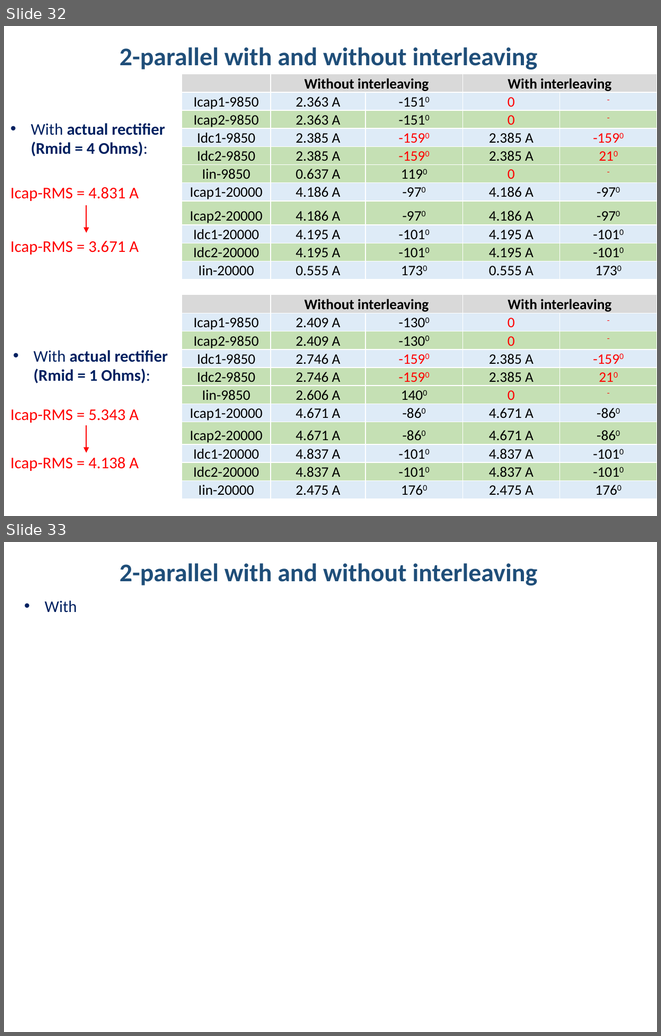
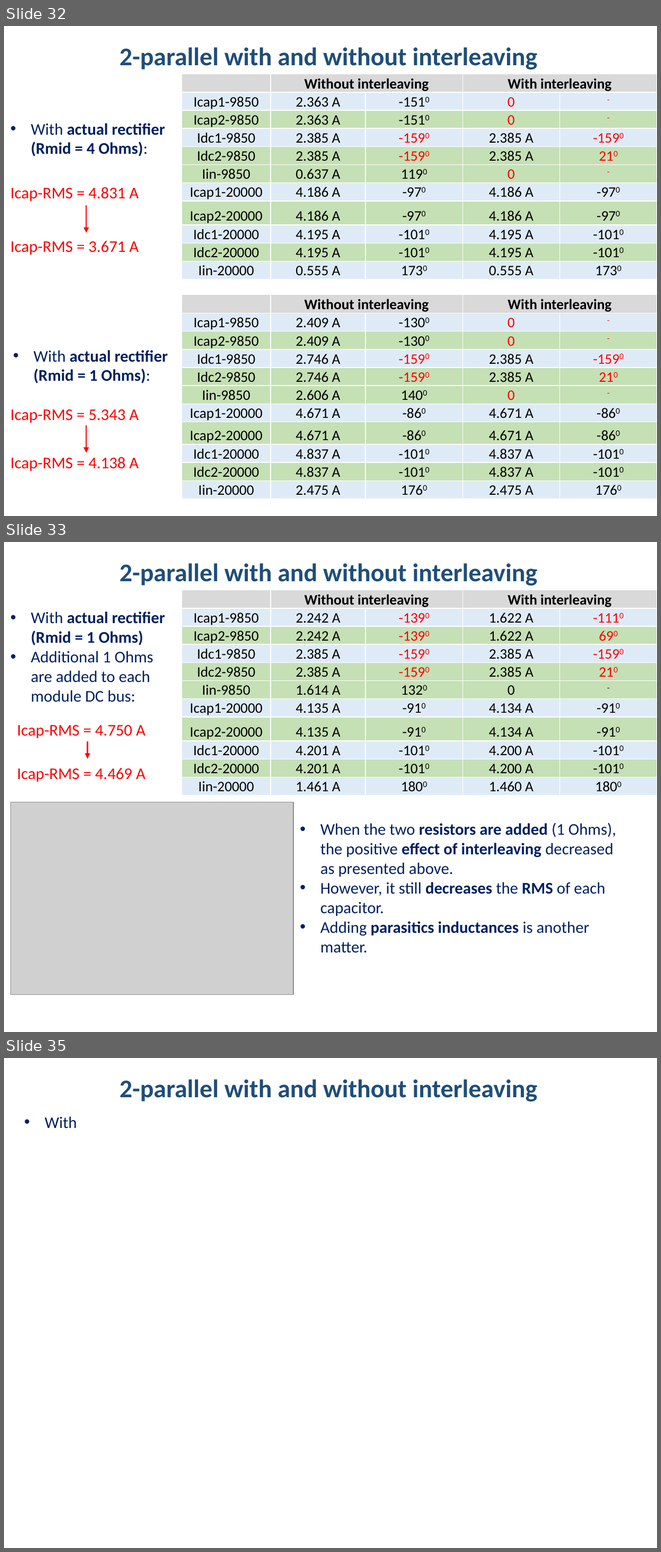
Before and after one commit to hakanpolat/IMMD, a slide deck: Simulation/dcbusmodelwrapup/immd_dcbusmodelwrapup.pptx. Shown one above the other, each under a label of ours: slides 32 and 33 before the commit, slides 32, 33 and 35 after it; the slides between them are not shown. The pictures are 661x1036 and 661x1552 pixels, drawn with LibreOffice and Linux fonts; fonts in the diff are those of the drawing; grey boxes stand for pictures. Boxes give left, top, right and bottom in pixels: in the first picture for what was removed or moved away, otherwise in the second. Text is boxed around its words. In the diff, an @@ line names an element or a change of style, - is before the commit and + after.

Commit message:
2-Paralel interleaving'e modüller arası parasitik ekleyerek interleaving'e baklıldı. Interleaving etkisinin azaldığı gözlemlendi.

```diff
--- a/Simulation/dcbusmodelwrapup/immd_dcbusmodelwrapup.pptx
+++ b/Simulation/dcbusmodelwrapup/immd_dcbusmodelwrapup.pptx
@@ slide 33 added at box(4, 542, 657, 1032), background #FFFFFF @@
@@ text added at box(120, 563, 538, 585), 28 pt, text #1F4E79, bold @@
+2-parallel with and without interleaving
@@ table added at box(182, 590, 657, 795), 11 rows, 5 columns @@
+ | Without interleaving |  | With interleaving | 
+Icap1-9850 | 2.242 A | -1390 | 1.622 A | -1110
+Icap2-9850 | 2.242 A | -1390 | 1.622 A | 690
+Idc1-9850 | 2.385 A | -1590 | 2.385 A | -1590
+Idc2-9850 | 2.385 A | -1590 | 2.385 A | 210
+Iin-9850 | 1.614 A | 1320 | 0 | -
+Icap1-20000 | 4.135 A | -910 | 4.134 A | -910
+Icap2-20000 | 4.135 A | -910 | 4.134 A | -910
+Idc1-20000 | 4.201 A | -1010 | 4.200 A | -1010
+Idc2-20000 | 4.201 A | -1010 | 4.200 A | -1010
+Iin-20000 | 1.461 A | 1800 | 1.460 A | 1800
@@ text added at box(31, 611, 165, 702), 18 pt, text #002060 @@
+• With actual rectifier (Rmid = 1 Ohms)
+• Additional 1 Ohms are added to each module DC bus:
@@ text added at box(17, 725, 146, 738), 18 pt, text #FF0000 @@
+Icap-RMS = 4.750 A
@@ arrow added from (88, 741) to (88, 759), #FF0000 1.5 pt @@
@@ text added at box(17, 768, 146, 782), 18 pt, text #FF0000 @@
+Icap-RMS = 4.469 A
@@ picture added at box(10, 802, 293, 995) @@
@@ text added at box(320, 822, 616, 953), 18 pt, text #002060 @@
+• When the two resistors are added (1 Ohms), the positive effect of interleaving decreased as presented above.
+• However, it still decreases the RMS of each capacitor.
+• Adding parasitics inductances is another matter.
@@ what was slide 33 is now slide 35 @@
```
Also in this commit, not shown: 1 other slide added, 2 other files.
